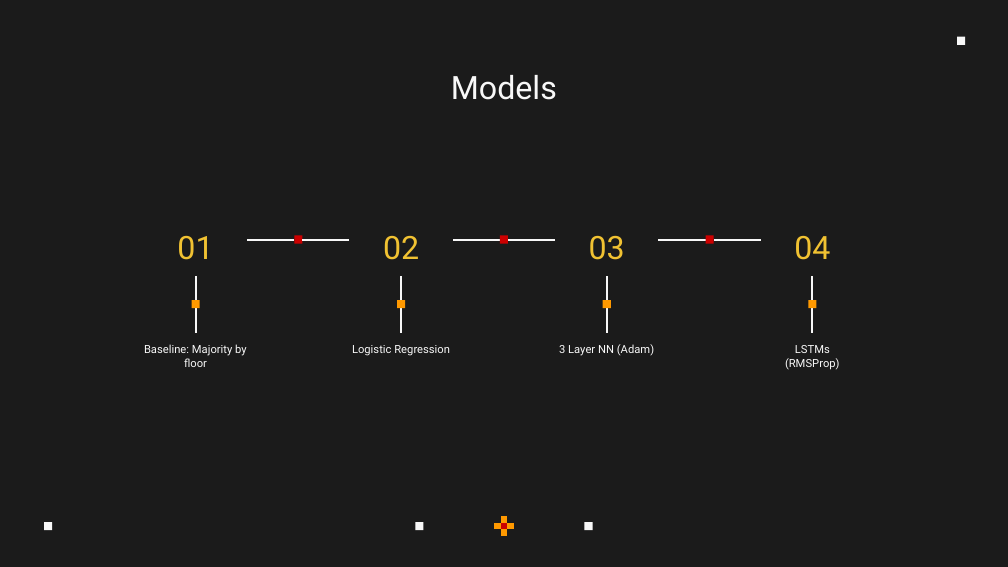
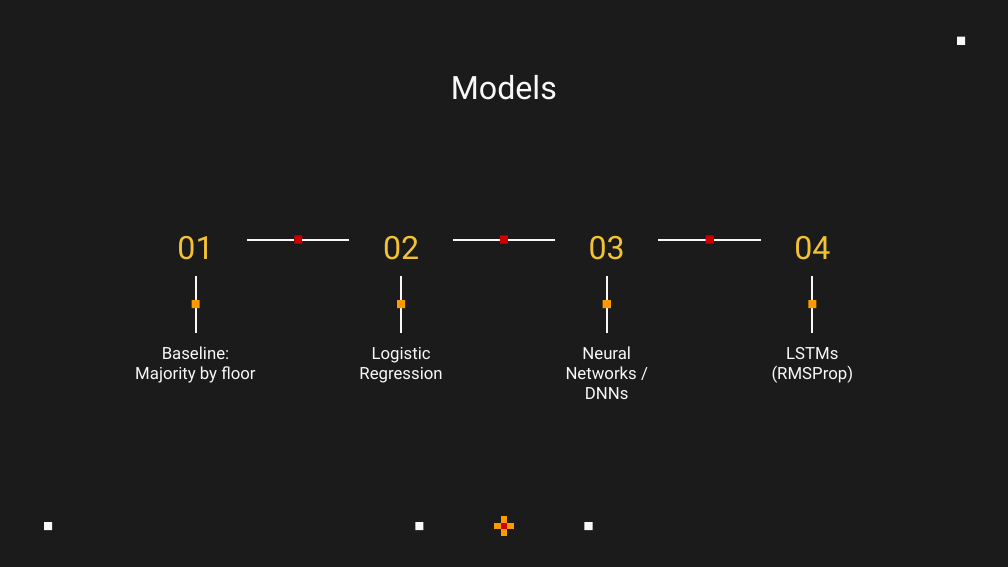
Before and after one commit to JoeyRussoniello/sts-win-prediction, a slide deck: slide 10 of Results Presentation.pptx (slide 9 before the commit). Drawn at 1008x567 pixels with LibreOffice and Linux fonts; fonts in the diff are those of the drawing. Boxes give left, top, right and bottom in pixels: in the first picture for what was removed or moved away, otherwise in the second. Text is boxed around its words. In the diff, an @@ line names an element or a change of style, - is before the commit and + after.

```diff
--- a/Results Presentation.pptx
+++ b/Results Presentation.pptx
@@ text at (x1=566, y1=346, x2=637, y2=399): text changed; size 8 to 12 pt @@
-3 Layer NN (Adam)
+Neural Networks / DNNs
@@ size 8 to 12 pt in 3 elements at (x1=135, y1=346, x2=255, y2=383), (x1=359, y1=347, x2=442, y2=383), (x1=772, y1=347, x2=854, y2=383) @@
```
Also in this commit, not shown: 9 other slides changed, 2 slides added, 1 slide removed.
